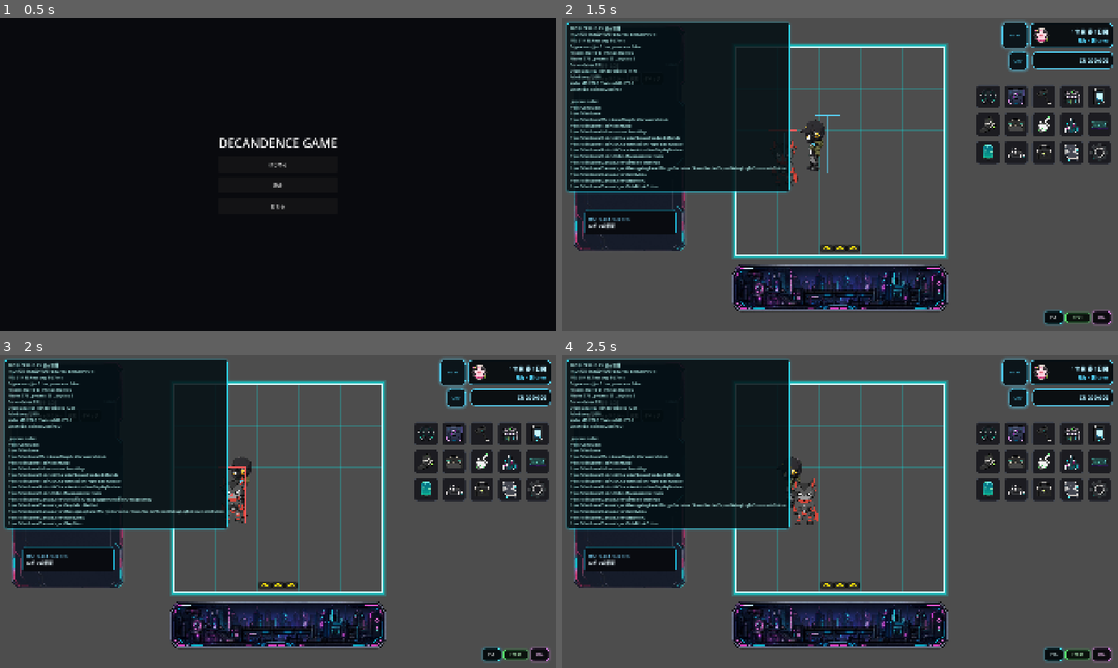
Above: before the commit, frames 1-4 (two rows, left to right).
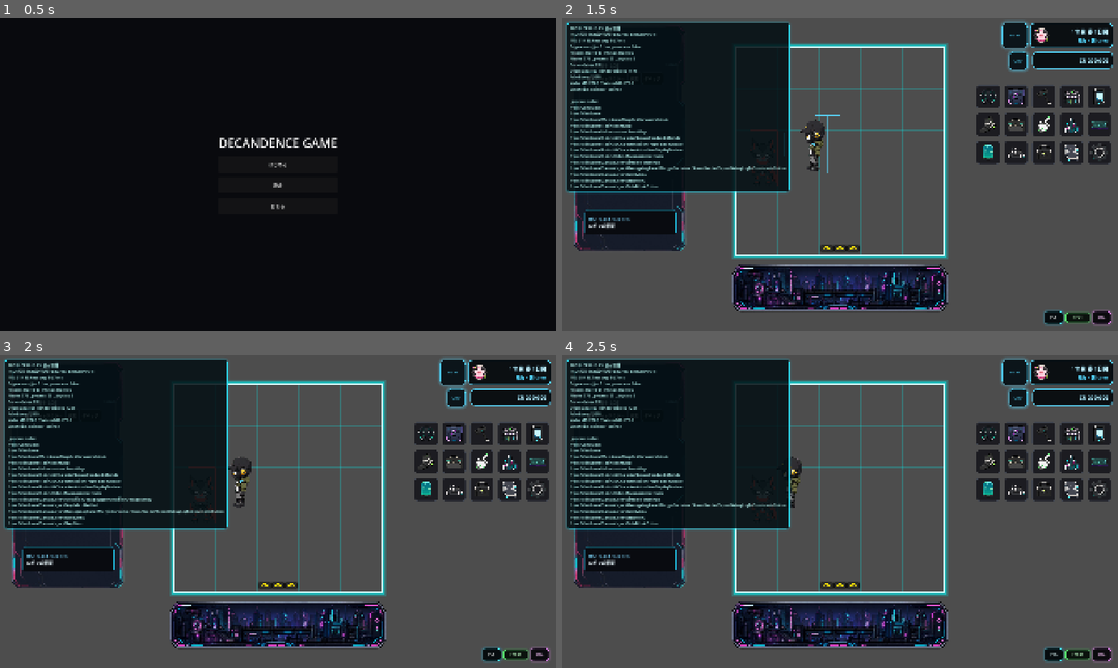
Above: after the commit, the same moments.

Repository: grimoire1089-coder/optimistic
Game: Godot game, scene res://Scenes/Boot/TitleScene.tscn
Same seed, same stepped clock (60 frames per second), same inputs: the game is played once before the commit and once after it. Sound files missing from this copy of the repository are replaced by a short silence.
Inputs:
- Up to frame 1 (0.5 s): no input
- Up to frame 2 (1.5 s): click "はじめる" at 0.5 s; click "POS" at 1.25 s
- Up to frame 3 (2 s): no input
- Up to frame 4 (2.5 s): click "POS-" at 2 s

Frame 1 is identical in both runs. In frame 2, 0.1% of the frame differs, in the area x 7-43%, y 22-54%; in frame 3, 0.4%, in the area x 7-45%, y 22-54%; in frame 4, 0.2%.

Commit message:
Register existing AI actors for Zippy path checks

Diff:
--- a/Scripts/Characters/Zippy/ZippyActor.gd
+++ b/Scripts/Characters/Zippy/ZippyActor.gd
@@ -29,6 +29,7 @@
 func _ready() -> void:
 	input_pickable = false
 	add_to_group(&"ai_character_actor")
+	_register_existing_ai_actors()
 	_load_default_click_sfx_if_needed()
 	_connect_click_area()
 	_ensure_wander_module()
@@ -82,6 +83,18 @@
 	if action_id == CharacterNeedActionIds.IDLE:
 		return "待機中"
 	return String(action_id)
+
+
+func _register_existing_ai_actors() -> void:
+	var parent_node := get_parent()
+	if parent_node == null:
+		return
+	for child in parent_node.get_children():
+		var node := child as Node
+		if node == null or node == self:
+			continue
+		if node is Node2D and node.has_method("get_needs_module"):
+			node.add_to_group(&"ai_character_actor")
 
 
 func _ensure_wander_module() -> void:
